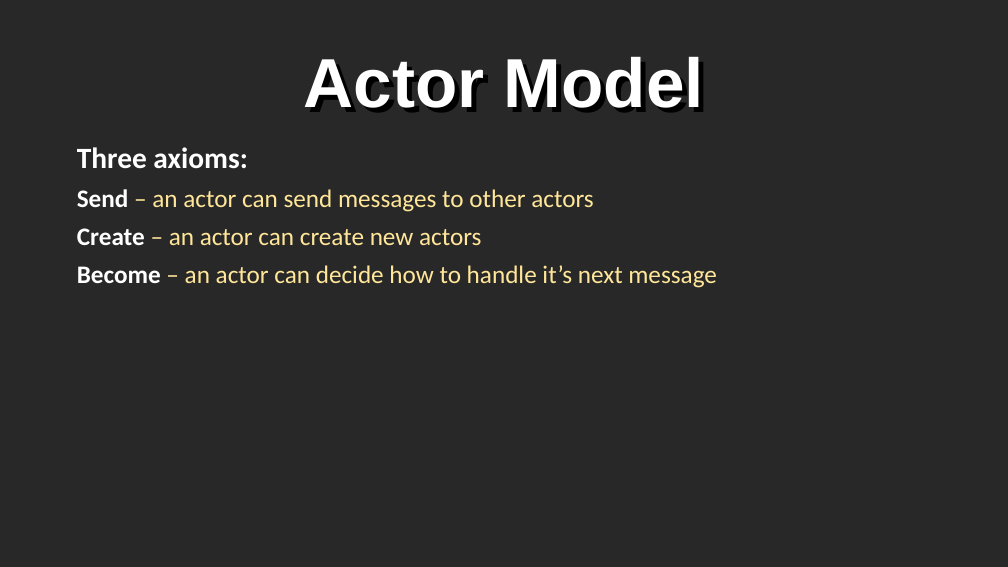
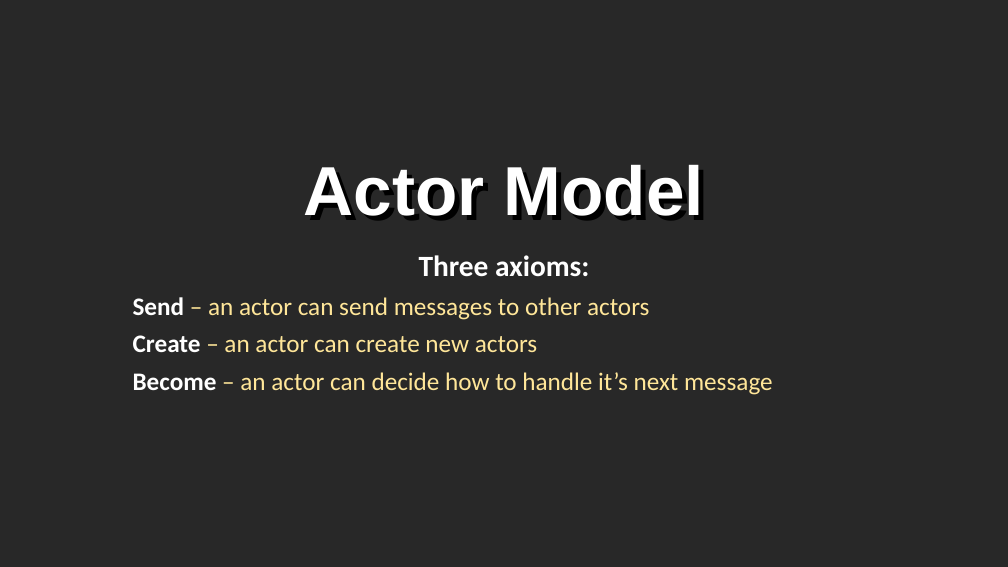
Before and after one commit to rogeralsing/Presentations, a slide deck: slide 6 of FailingGracefully/QConSP/protoactor.pptx (slide 7 before the commit). Drawn at 1008x567 pixels with LibreOffice and Linux fonts; fonts in the diff are those of the drawing. Boxes give left, top, right and bottom in pixels: in the first picture for what was removed or moved away, otherwise in the second. Text is boxed around its words. In the diff, an @@ line names an element or a change of style, - is before the commit and + after.

```diff
--- a/FailingGracefully/QConSP/protoactor.pptx
+++ b/FailingGracefully/QConSP/protoactor.pptx
@@ title "Actor Model": place and size @@
-title "Actor Model" at [304,56,704,108]
+title "Actor Model" at [304,164,704,216]
@@ text "Three axioms:": place and size @@
-text "Three axioms:" at [77,147,717,288]
+text "Three axioms:" at [133,255,773,395]
@@ text at [419,255,589,277]: alignment left to centre @@
```
Also in this commit, not shown: 2 other slides changed, 4 slides added, 3 slides removed, 1 other file.
